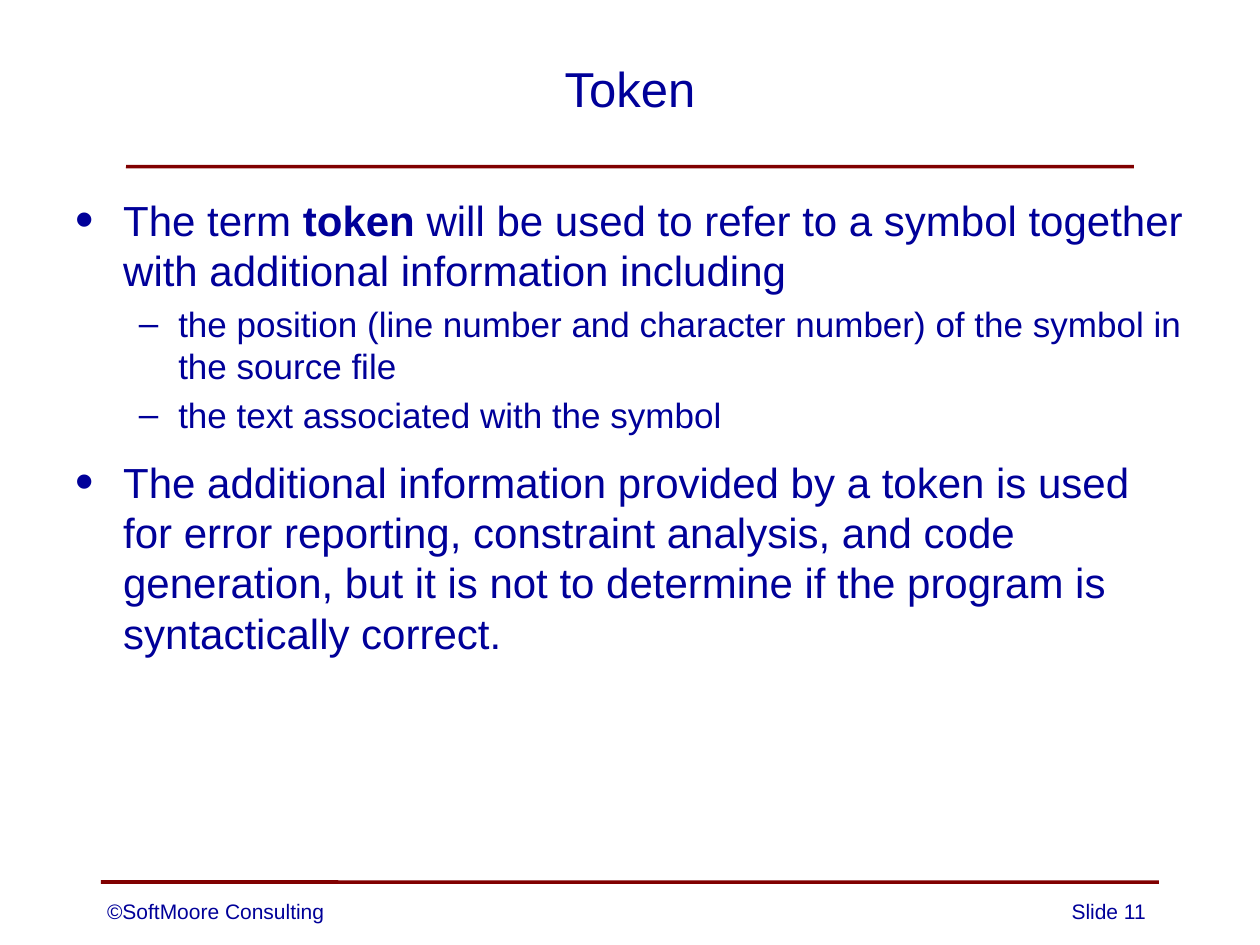
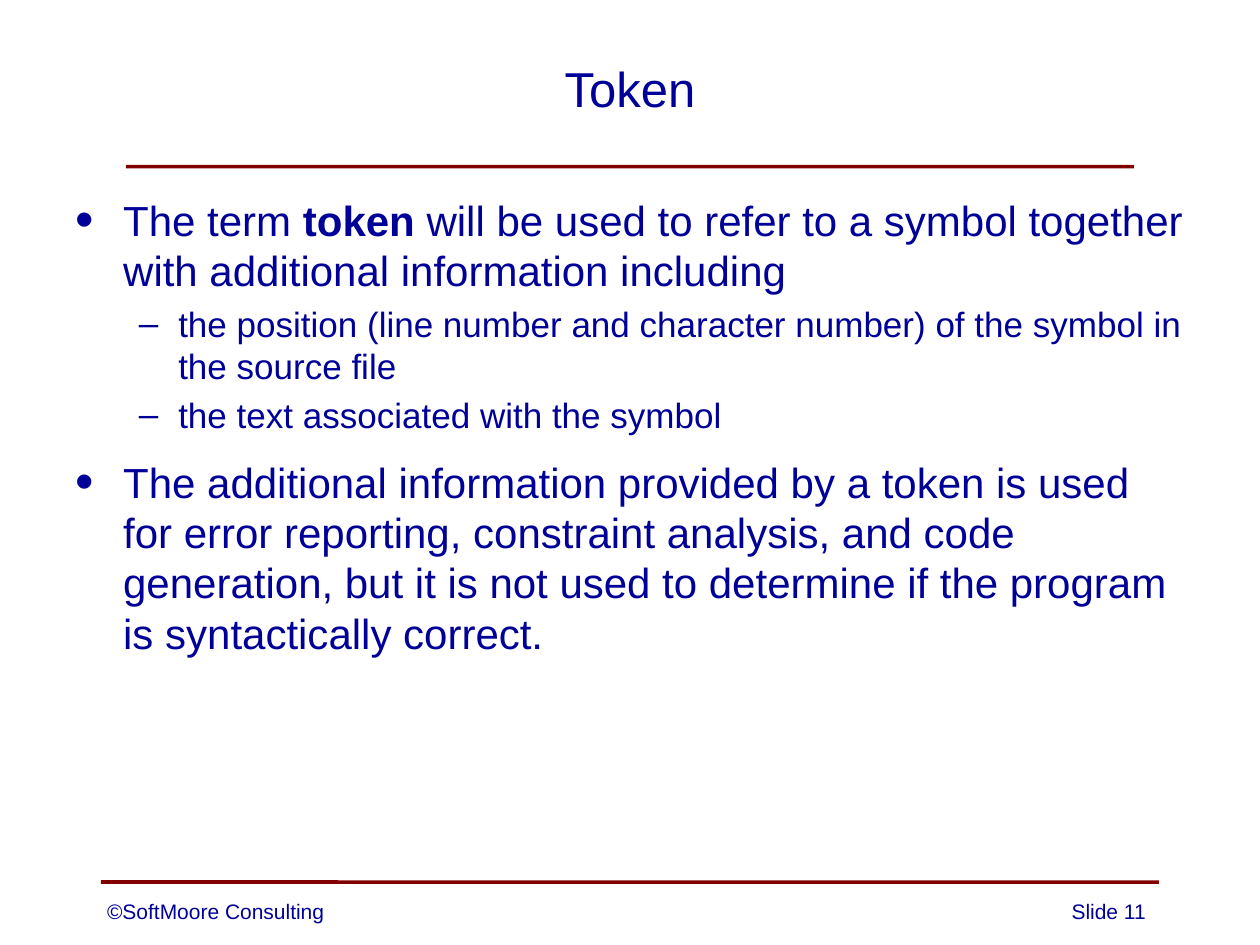
Before and after one commit to SoftMoore/CPRL-Kt-2nd, a slide deck: slide 11 of PowerPoints/05 - Lexical Analysis.pptx. Drawn at 1260x945 pixels with LibreOffice and Linux fonts; fonts in the diff are those of the drawing. Boxes give left, top, right and bottom in pixels: in the first picture for what was removed or moved away, otherwise in the second. Text is boxed around its words. In the diff, an @@ line names an element or a change of style, - is before the commit and + after.

```diff
--- a/PowerPoints/05 - Lexical Analysis.pptx
+++ b/PowerPoints/05 - Lexical Analysis.pptx
@@ text at [123,467,1166,657]: text changed @@
-• The additional information provided by a token is used for error reporting, constraint analysis, and code generation, but it is not to determine if the program is syntactically correct.
+• The additional information provided by a token is used for error reporting, constraint analysis, and code generation, but it is not used to determine if the program is syntactically correct.
```
Also in this commit, not shown: 9 other slides changed, 9 other files.
